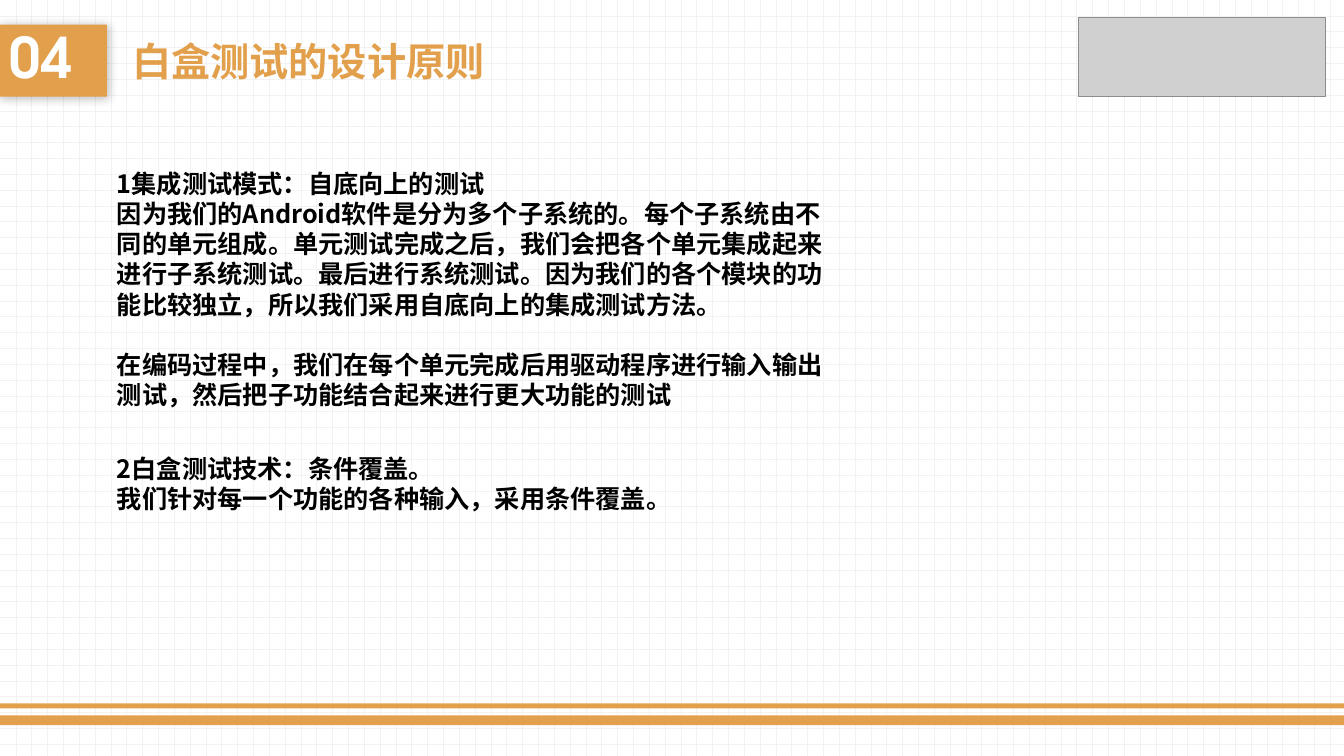
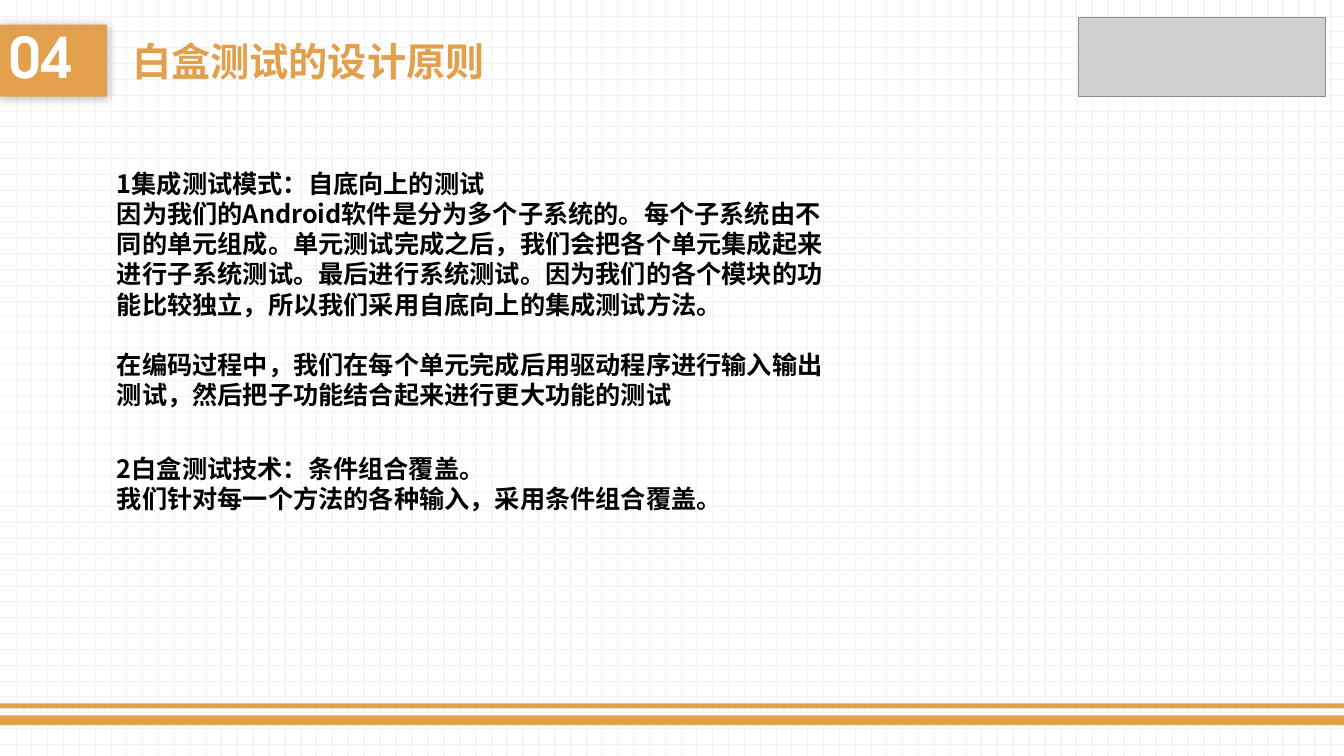
Before and after one commit to liuk5546/campaigo, a slide deck: slide 19 of doc/实现阶段/SE-2017秋-G10-实现阶段PPT最新.pptx (slide 17 before the commit). Drawn at 1344x756 pixels with LibreOffice and Linux fonts; fonts in the diff are those of the drawing; grey boxes stand for pictures. Boxes give left, top, right and bottom in pixels: in the first picture for what was removed or moved away, otherwise in the second. Text is boxed around its words. In the diff, an @@ line names an element or a change of style, - is before the commit and + after.

```diff
--- a/doc/实现阶段/SE-2017秋-G10-实现阶段PPT最新.pptx
+++ b/doc/实现阶段/SE-2017秋-G10-实现阶段PPT最新.pptx
@@ text at [117, 456, 722, 512]: text changed @@
-2白盒测试技术：条件覆盖。
-我们针对每一个功能的各种输入，采用条件覆盖。
+2白盒测试技术：条件组合覆盖。
+我们针对每一个方法的各种输入，采用条件组合覆盖。
```
Also in this commit, not shown: 5 other slides changed, 4 slides added, 5 other files.
